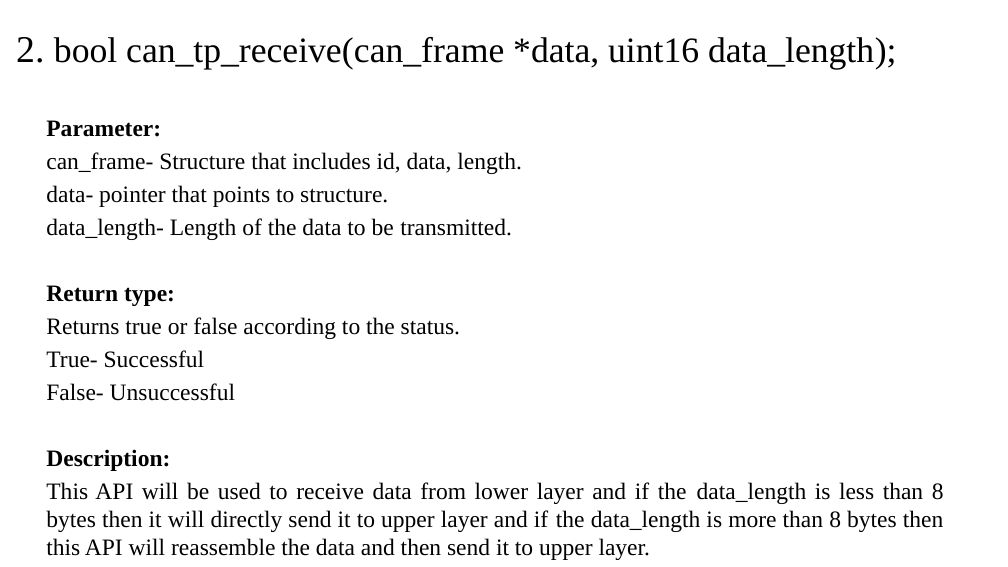
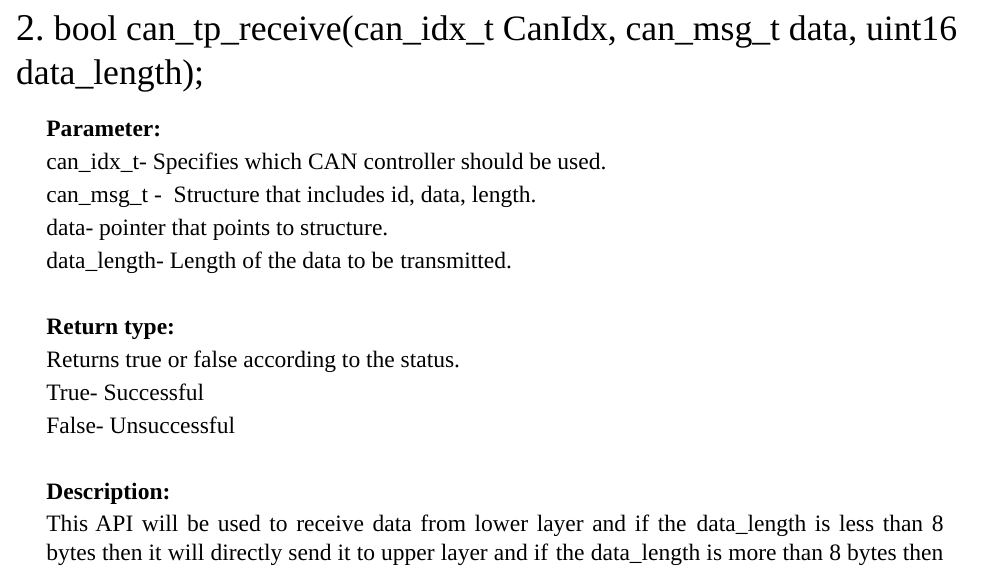
Before and after one commit to aveeresh/OBD_Stack, a slide deck: slide 3 of 20_Design/CAN_TP/DS_OBD_Stack_CAN_TP.pptx. Drawn at 1008x567 pixels with LibreOffice and Linux fonts; fonts in the diff are those of the drawing. Boxes give left, top, right and bottom in pixels: in the first picture for what was removed or moved away, otherwise in the second. Text is boxed around its words. In the diff, an @@ line names an element or a change of style, - is before the commit and + after.

```diff
--- a/20_Design/CAN_TP/DS_OBD_Stack_CAN_TP.pptx
+++ b/20_Design/CAN_TP/DS_OBD_Stack_CAN_TP.pptx
@@ text at bbox=[16, 15, 957, 91]: text changed @@
-2. bool can_tp_receive(can_frame *data, uint16 data_length);
+2. bool can_tp_receive(can_idx_t CanIdx, can_msg_t data, uint16 data_length);
@@ text at bbox=[46, 152, 606, 207]: text changed @@
-can_frame- Structure that includes id, data, length.
+can_idx_t- Specifies which CAN controller should be used.
+can_msg_t - Structure that includes id, data, length.
```
Also in this commit, not shown: 1 other slide changed.
